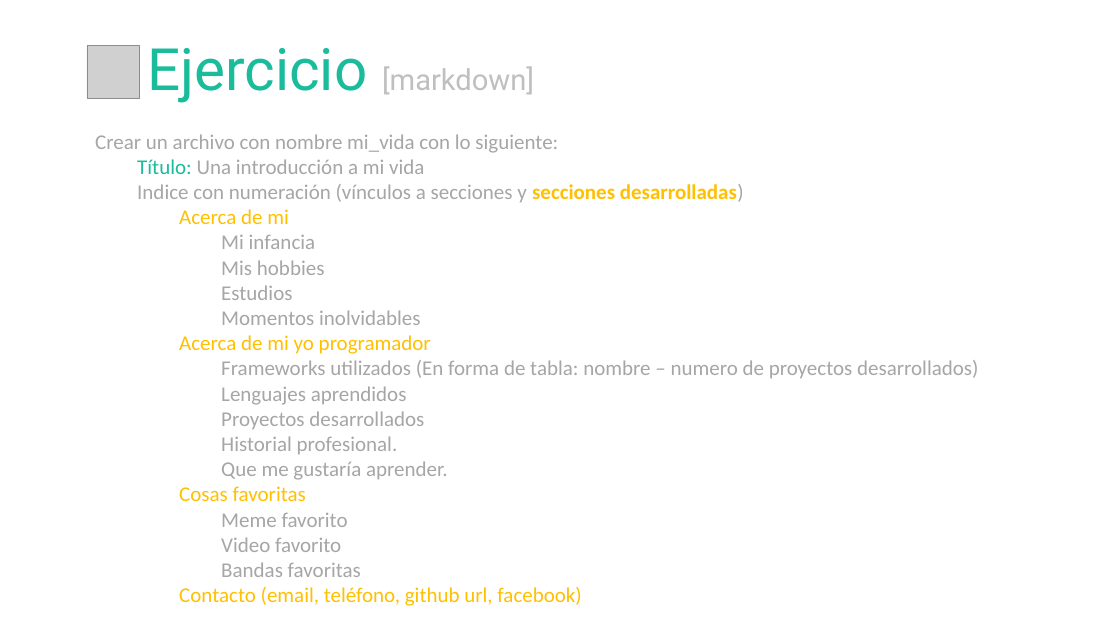
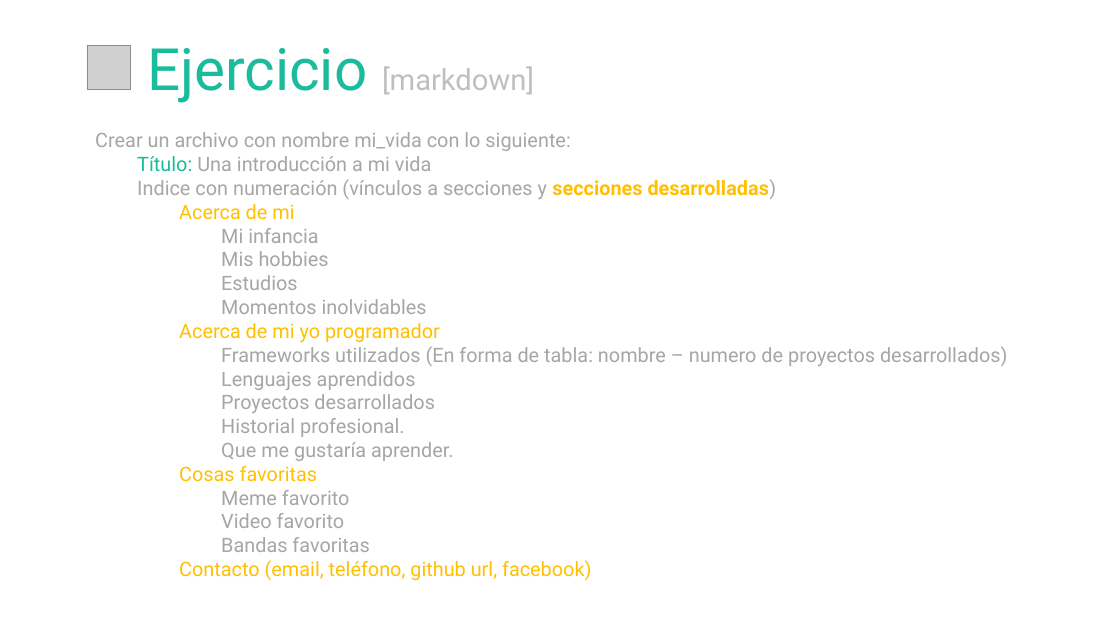
Before and after one commit to cimadev/PlaticasTalleres, a slide deck: slide 40 of 2017/dec_7_Git_GitHub_WorkShop/DGO.pptx (slide 26 before the commit). Drawn at 1120x630 pixels with LibreOffice and Linux fonts; fonts in the diff are those of the drawing; grey boxes stand for pictures. Boxes give left, top, right and bottom in pixels: in the first picture for what was removed or moved away, otherwise in the second. Text is boxed around its words. In the diff, an @@ line names an element or a change of style, - is before the commit and + after.

```diff
--- a/2017/dec_7_Git_GitHub_WorkShop/DGO.pptx
+++ b/2017/dec_7_Git_GitHub_WorkShop/DGO.pptx
@@ picture: place and size @@
-picture at <box>87,46,139,98</box>
+picture at <box>87,45,131,89</box>
@@ text "Crear un archivo con nombre ..." at <box>95,132,1007,581</box>: size 18 to 17 pt, font Calibri to Roboto @@
```
Also in this commit, not shown: 5 other slides changed, 3 slides added.
